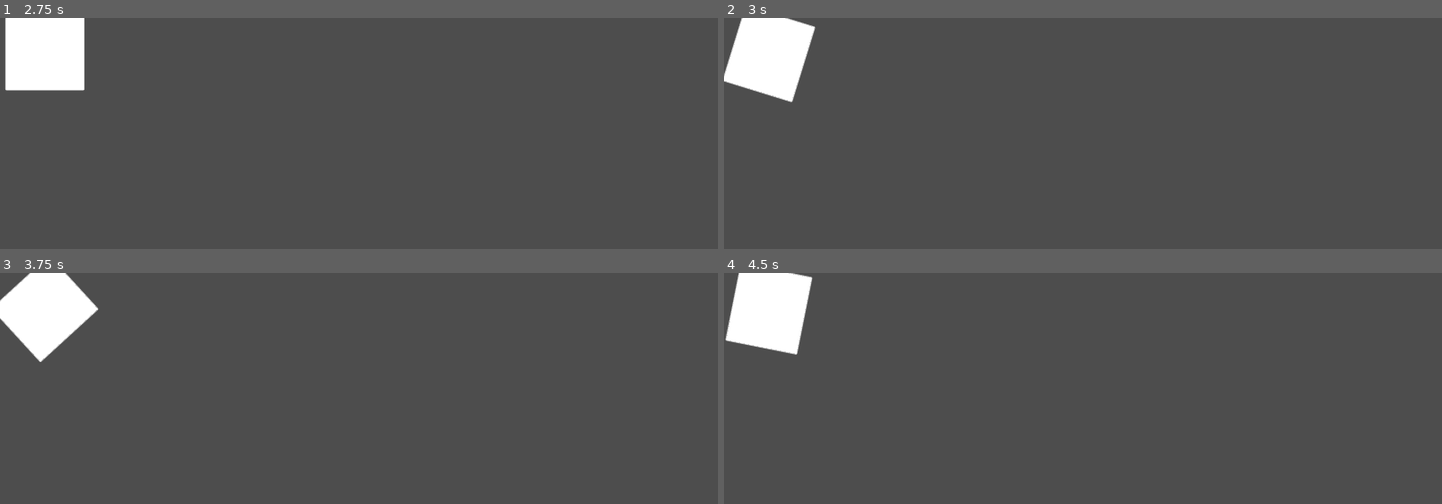
Above: before the commit, frames 1-4 (two rows, left to right).
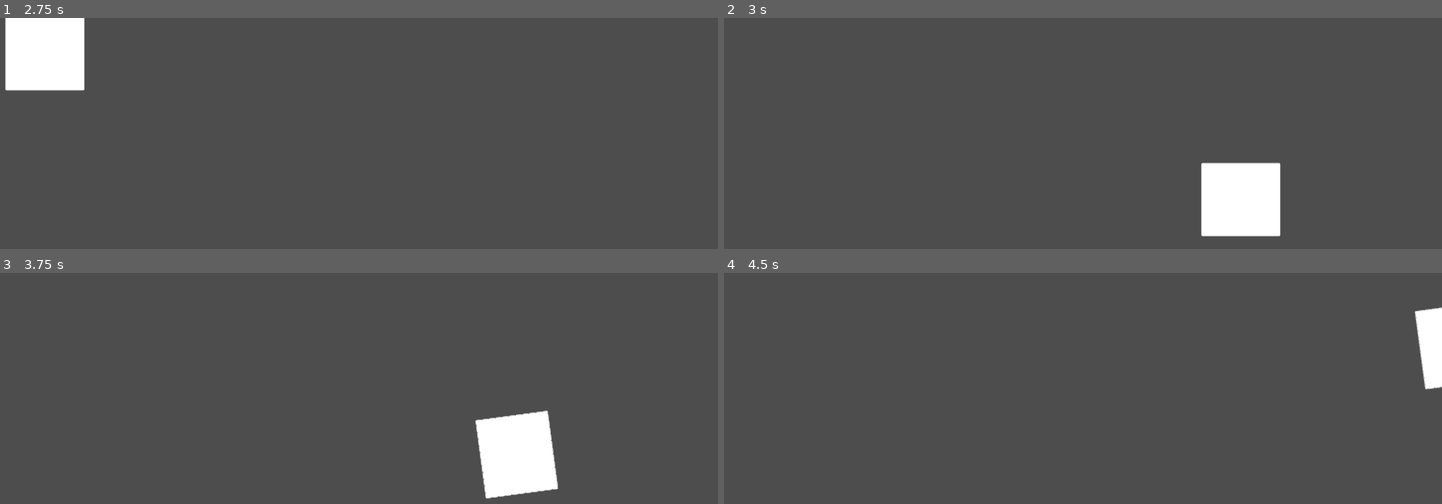
Above: after the commit, the same moments.

Repository: ChubbySquirrel/Perception-is-illusion
Game: Godot game, scene res://Bracer.tscn
Two runs of this game, one before a commit and one after it. Both use one fixed random seed, a clock stepped at 60 frames per second and the inputs below.
Inputs (mouse positions are in pixels of both pictures, inside the frame that each line leads up to):
- Up to frame 1 (2.75 s): click (43, 54) at 0.5 s; click (43, 54) at 1.25 s; click (43, 54) at 2 s
- Up to frame 2 (3 s): tap Enter at 2.75 s; move the mouse to (1240, 200) at 2.77 s; hold Shift (Rotate) from 2.78 s (still down)
- Up to frame 3 (3.75 s): tap Space at 3.5 s; move the mouse to (215, 494) at 3.52 s; release Shift (Rotate) at 3.53 s; tap Shift (Rotate) at 3.6 s
- Up to frame 4 (4.5 s): tap Enter at 4.25 s; move the mouse to (1154, 386) at 4.27 s; hold Shift (Rotate) from 4.28 s (still down)

Frame 1 is identical in both runs. In frame 2, 6.9% of the frame differs, in the area x 0-78%, y 0-95%; in frame 3, 6.8%; in frame 4, 4.5%.

Commit message:
Function Continous based bracer movement

Diff:
--- a/stone.gd
+++ b/stone.gd
@@ -1,43 +1,53 @@
 extends Control
 
-var rotate_mode = false
+var rotating = false
 var slide_sense = 1
 var pressed = false
 var initial_mouse_pos: Vector2
 var initial_pos: Vector2
 var initial_rot: float
-var rel_mouse_pos: Vector2
-var rel_rot : float
+
 
 func _process(delta: float) -> void:
-	rotate_mode = Input.is_action_pressed("Rotate")
+	rotating = Input.is_action_pressed("Rotate")
 	var release_rotate = Input.is_action_just_released("Rotate")
 	var start_rotate = Input.is_action_just_pressed("Rotate")
 
+
+
 	if pressed:
-		if release_rotate:
-			initial_mouse_pos = get_global_mouse_position() - position
 		if start_rotate:
 			initial_rot = rotation
+			initial_mouse_pos = get_global_mouse_position()
+		if release_rotate:
+			initial_mouse_pos = get_global_mouse_position()
+			initial_pos = position
+			initial_rot = rotation
+
+
+
 		var current_mouse_pos = get_global_mouse_position()
-		rel_mouse_pos = current_mouse_pos - position
-		if not rotate_mode:
-			position = initial_pos + (current_mouse_pos - (initial_mouse_pos + position))*slide_sense
+		var rel_current_mouse_pos = current_mouse_pos - position
+		var rel_initial_mouse_pos = initial_mouse_pos - position
 
+		if not rotating:
+			position = initial_pos + rel_current_mouse_pos - rel_initial_mouse_pos
 		else:
-			rel_rot = atan2(initial_mouse_pos.x,initial_mouse_pos.y) - atan2(rel_mouse_pos.x,rel_mouse_pos.y)
-			rotation = initial_rot + rel_rot
+			rotation = initial_rot + atan2(rel_initial_mouse_pos.x,rel_initial_mouse_pos.y) - atan2(rel_current_mouse_pos.x,rel_current_mouse_pos.y)
+
+
+
 
 func _on_button_button_down() -> void:
 	pressed = true
+	#Get current state and save it
+	initial_mouse_pos = get_global_mouse_position()
+	initial_pos = position
 	initial_rot = rotation
-	initial_mouse_pos = get_global_mouse_position() - position
-	initial_pos = position
 
 	pass # Replace with function body.
 
 
 func _on_button_button_up() -> void:
 	pressed = false
-	initial_pos = position
 	pass # Replace with function body.
